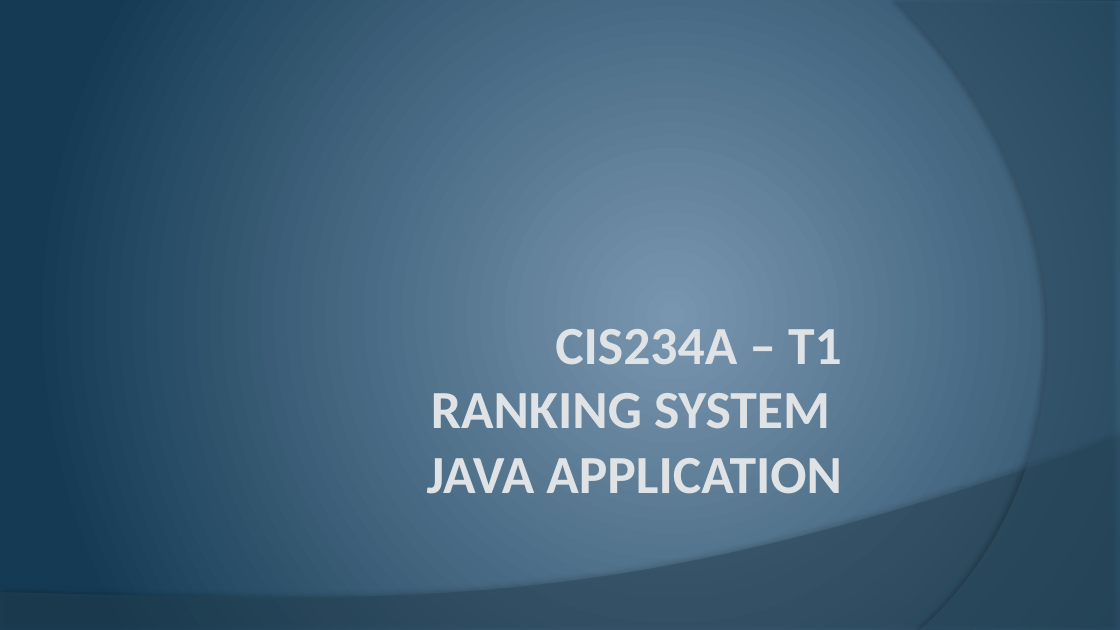
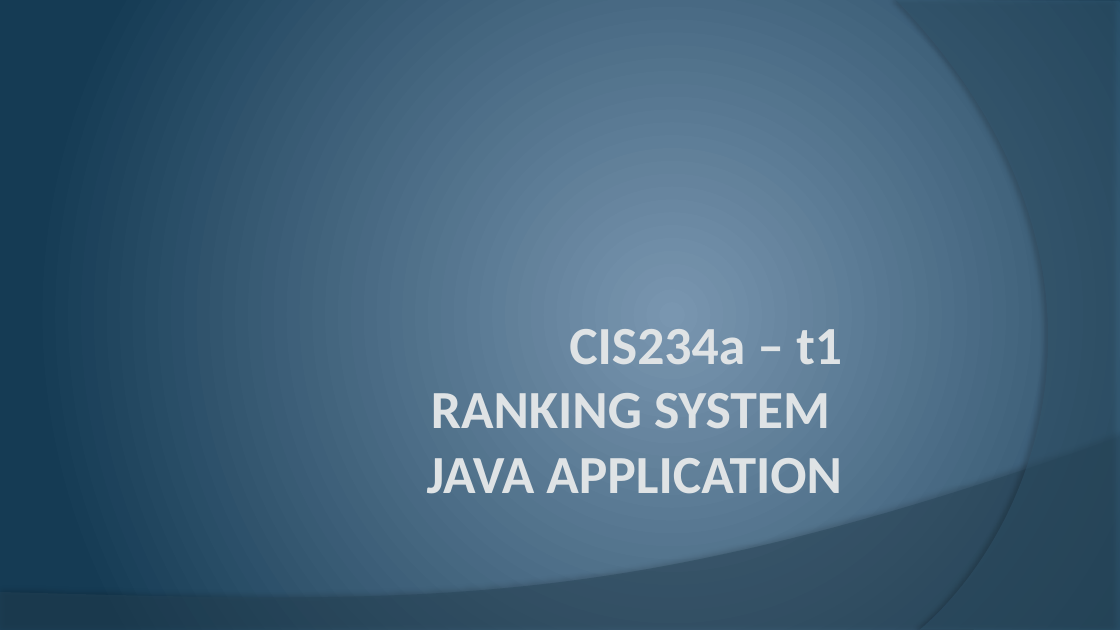
Before and after one commit to cstultz/cis234, a slide deck: slide 1 of assigns/assign10/t1-a10.pptx. Drawn at 1120x630 pixels with LibreOffice and Linux fonts; fonts in the diff are those of the drawing. Boxes give left, top, right and bottom in pixels: in the first picture for what was removed or moved away, otherwise in the second. Text is boxed around its words. In the diff, an @@ line names an element or a change of style, - is before the commit and + after.

```diff
--- a/assigns/assign10/t1-a10.pptx
+++ b/assigns/assign10/t1-a10.pptx
@@ title at (x1=427, y1=329, x2=842, y2=494): text changed @@
-CIS234A – T1
-RANKING SYSTEM
-JAVA APPLICATION
+CIS234a – t1
+RANKING SYSTEM
+JAVA APPLICATION
```
Also in this commit, not shown: 10 other slides changed, 2 slides added, 1 slide removed.
